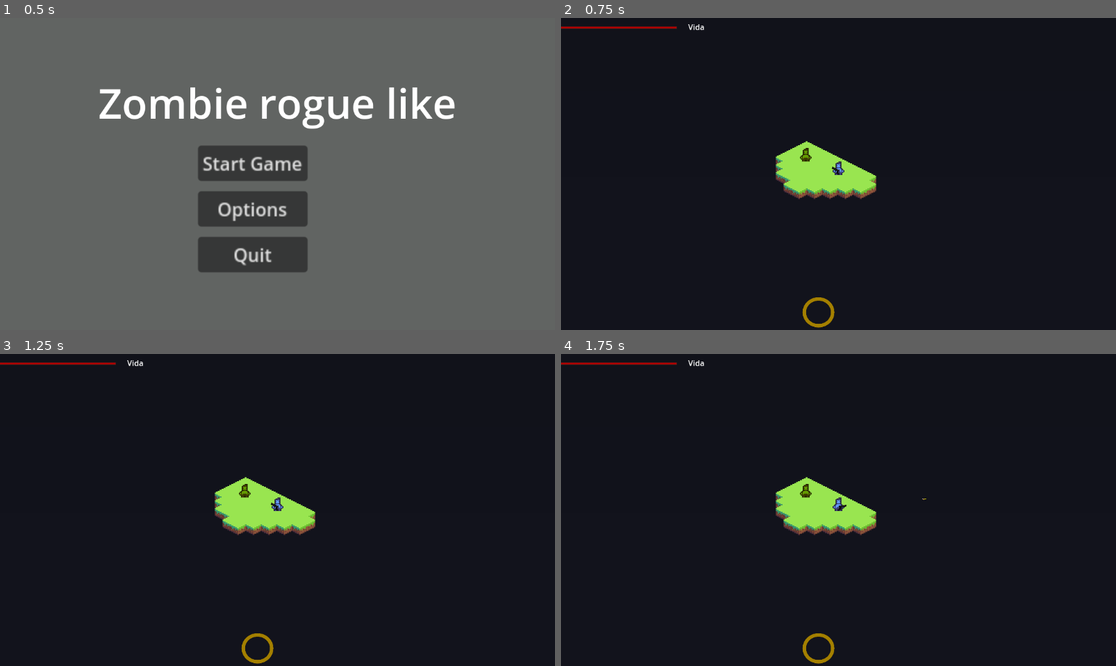
Above: before the commit, frames 1-4 (two rows, left to right).
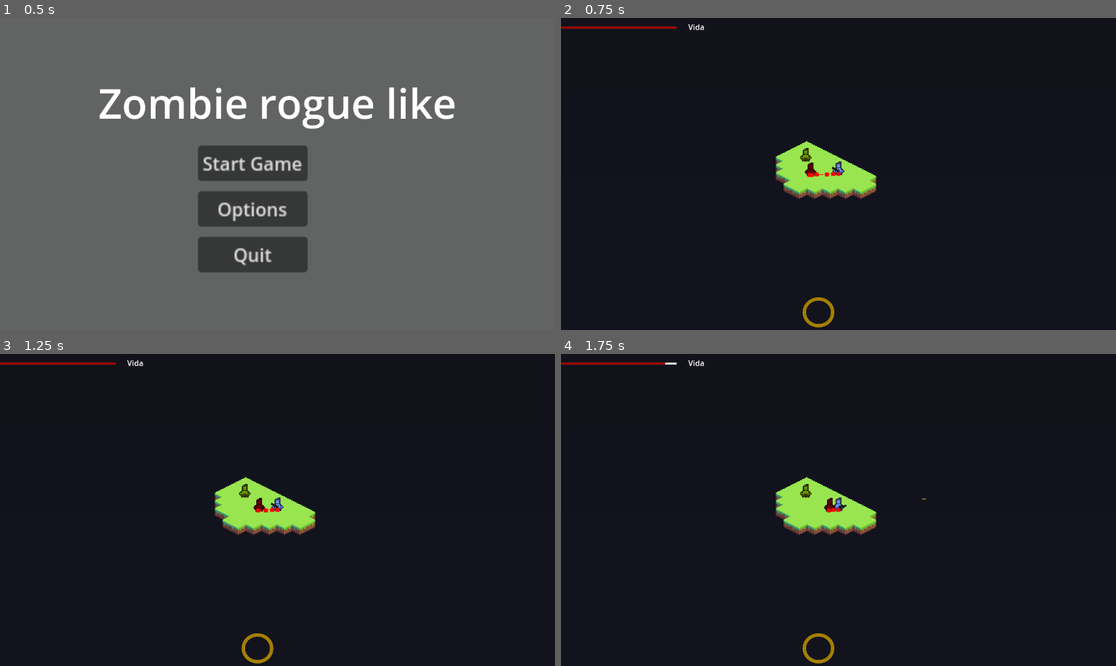
Above: after the commit, the same moments.

Repository: Kennykiller36/project-rogue-zombie
Game: Godot game, scene res://scenes/main_menu_scene/main_menu.tscn
Same seed, same stepped clock (60 frames per second), same inputs: the game is played once before the commit and once after it.
Inputs (mouse positions are in pixels of both pictures, inside the frame that each line leads up to):
- Up to frame 1 (0.5 s): no input
- Up to frame 2 (0.75 s): click "Start Game" at 0.5 s
- Up to frame 3 (1.25 s): no input
- Up to frame 4 (1.75 s): tap Enter at 1.25 s; move the mouse to (960, 494) at 1.27 s; hold C (addHabilidade) from 1.28 s (still down); click (960, 494) at 1.42 s; tap Z (addHealth) at 1.55 s

Frame 1 is identical in both runs. In frame 2, 0.1% of the frame differs, in the area x 43-51%, y 46-52%; in frame 3, 0.1%; in frame 4, 0.1%.

Commit message:
Add resources para o player

Diff:
--- a/entidades/arma/arma.gd
+++ b/entidades/arma/arma.gd
@@ -3,52 +3,46 @@
 @export var tipo_arma: int = 1 # 1 = Pistol, 2 = Shotgun
 @export var weapon_data: WeaponData
 @onready var sprite: Sprite2D = $Sprite2D
+
 var fire_timer: float = 0.0
 
 func _ready() -> void:
 	if weapon_data == null:
-		match tipo_arma:
-			1:
-				weapon_data = preload("res://entidades/arma/pistol.tres")
-			2:
-				weapon_data = preload("res://entidades/arma/shotgun.tres")
-			_:
-				push_error("Invalid tipo_arma value!")
+		setup_weapon(tipo_arma)
 
-	# Duplicate so ammo is NOT shared between guns
-	weapon_data = weapon_data.duplicate()
+func setup_weapon(weapon_type: int) -> void:
+	tipo_arma = weapon_type
 
-	# Initialize ammo
+	match tipo_arma:
+		1:
+			weapon_data = preload("res://entidades/arma/pistol.tres").duplicate()
+		2:
+			weapon_data = preload("res://entidades/arma/shotgun.tres").duplicate()
+		_:
+			push_error("Invalid tipo_arma value!")
+			return
+
 	weapon_data.current_ammo = weapon_data.max_ammo
 
-	# Load sprite from resource
 	if weapon_data.gun_texture:
 		sprite.texture = weapon_data.gun_texture
 	else:
 		push_error("Gun texture not set in WeaponData!")
 
-func _process(delta: float) -> void:
-	mirar()
-	fire_timer -= delta
-
-	if Input.is_action_pressed("fire") and fire_timer <= 0:
-		atira()
-		fire_timer = weapon_data.fire_rate
+	if weapon_data.gun_texture:
+		sprite.texture = weapon_data.gun_texture
 
 func mirar() -> void:
 	look_at(get_global_mouse_position())
 	rotation_degrees = wrap(rotation_degrees, 0, 360)
 
-	if rotation_degrees > 90 and rotation_degrees < 270:
-		scale.y = -1
-	else:
-		scale.y = 1
+	scale.y = -1 if rotation_degrees > 90 and rotation_degrees < 270 else 1
 
 func atira() -> void:
 	if !weapon_data.infinite_ammo and weapon_data.current_ammo <= 0:
 		return
 
-	if !weapon_data.bullet_scene:
+	if weapon_data.bullet_scene == null:
 		push_error("bullet_scene not set in WeaponData!")
 		return
 
@@ -60,9 +54,16 @@
 
 	for i in range(weapon_data.bullets_per_shot):
 		var bullet = weapon_data.bullet_scene.instantiate()
-		get_tree().root.add_child(bullet)
+		get_tree().current_scene.add_child(bullet)
 		bullet.global_position = global_position
 		bullet.rotation = start_angle + (spread_step * i)
 
 	if !weapon_data.infinite_ammo:
-		weapon_data.current_ammo -= 1
+		weapon_data.current_ammo = max(weapon_data.current_ammo - 1, 0)
+
+func _process(delta: float) -> void:
+	mirar()
+	fire_timer -= delta
+	if Input.is_action_pressed("fire") and fire_timer <= 0:
+		atira()
+		fire_timer = weapon_data.fire_rate
--- a/entidades/npc_dialogo/npc_da_run.tscn
+++ b/entidades/npc_dialogo/npc_da_run.tscn
@@ -1,7 +1,7 @@
 [gd_scene load_steps=5 format=3 uid="uid://qf84jogtbtmc"]
 
 [ext_resource type="Script" uid="uid://cd1lg3i4q6q21" path="res://entidades/npc_dialogo/npc_da_run.gd" id="1_x8b4i"]
-[ext_resource type="Texture2D" uid="uid://dk8cy5t0xs3nx" path="res://entidades/player/player.png" id="2_xnr2q"]
+[ext_resource type="Texture2D" uid="uid://dk8cy5t0xs3nx" path="res://sprites/personagens_principais/player.png" id="2_xnr2q"]
 
 [sub_resource type="CircleShape2D" id="CircleShape2D_kqu6x"]
 radius = 2.0
--- a/entidades/player/player.gd
+++ b/entidades/player/player.gd
@@ -1,79 +1,116 @@
 extends CharacterBody2D
 class_name Player
 
-##Hud
-@onready var barra_hp=$"CanvasHud/BarraDeHp"
-@onready var barra_habilidade=$"CanvasHud/BarraDeHabilidade"
-var saude
-var carga_habilidade
-##Movimento player
-const max_speed := 40.0
-const min_speed := 8.0
-const time_to_max_speed := 0.1
-const time_to_stop := 0.05
-const time_to_turn := 0.05
-const acceleration := max_speed / time_to_max_speed
-const friction := max_speed / time_to_stop
-const turn_speed := max_speed / time_to_turn
+## HUD
+@onready var barra_hp = $"CanvasHud/BarraDeHp"
+@onready var barra_habilidade = $"CanvasHud/BarraDeHabilidade"
+
+## Components
+@onready var componente_arma = $arma
+@onready var componente_sprite = $SpritePlayer
+
+## Data
+@export var player_data: PlayerData
+
+## Runtime state
+var saude: int
+var carga_habilidade: int = 100
+
+## Movimento
+var max_speed: float
+var min_speed := 8.0
+const TIME_TO_MAX_SPEED := 0.1
+const TIME_TO_STOP := 0.05
+const TIME_TO_TURN := 0.05
+
+var acceleration: float
+var friction: float
+var turn_speed: float
 var dir_input := Vector2.ZERO
 
-func _ready():
-	saude = 100
-	carga_habilidade = 100
+func _ready() -> void:
+	player_init()
 	if barra_hp:
 		barra_hp.init_health(saude)
 	else:
-		print("Warning: Player: BarraDeHp node not found at path ../CanvasLayer/BarraDeHp")
+		push_warning("BarraDeHp não encontrada")
 
-##Movimento player 2
+func player_init() -> void:
+	if player_data == null:
+		push_error("PlayerData não atribuído!")
+		return
+
+	saude = player_data.saudeMaxima
+	max_speed = player_data.velocidade
+	acceleration = max_speed / TIME_TO_MAX_SPEED
+	friction = max_speed / TIME_TO_STOP
+	turn_speed = max_speed / TIME_TO_TURN
+
+	componente_sprite.texture = player_data.sprite
+
+	componente_arma.setup_weapon(player_data.armaInicial)
+
 func _physics_process(delta: float) -> void:
 	dir_input = Input.get_vector("left", "right", "up", "down")
+
 	if dir_input != Vector2.ZERO:
-		if !dir_input.normalized().is_equal_approx(velocity.normalized()):
+		if velocity != Vector2.ZERO \
+		and !dir_input.normalized().is_equal_approx(velocity.normalized()):
 			velocity += dir_input * turn_speed * delta
 		else:
 			velocity += dir_input * acceleration * delta
+
 		if velocity.length() > max_speed:
 			velocity = velocity.normalized() * max_speed
-	elif velocity != Vector2.ZERO:
-		velocity -= velocity.normalized() * friction * delta
-		if velocity.length() < min_speed:
-			velocity = Vector2.ZERO
+	else:
+		if velocity.length() > 0:
+			velocity -= velocity.normalized() * friction * delta
+			if velocity.length() < min_speed:
+				velocity = Vector2.ZERO
+
 	move_and_slide()
 
-##Chamadas para HP
-func aumentar_vida():
-	if saude >= 100:
+
+func aumentar_vida() -> void:
+	if saude >= player_data.saudeMaxima:
 		return
-	saude += 10
+
+	saude = min(saude + 10, player_data.saudeMaxima)
 	barra_hp.hp = saude
 
-func diminuir_vida(dano: int):
+func diminuir_vida(dano: int) -> void:
 	if saude <= 0:
 		return
-	saude -= dano
+
+	saude = max(saude - dano, 0)
 	barra_hp.hp = saude
 
+	if saude == 0:
+		morrer()
 
-##Chamadas para Habilidade
-func aumentar_habilidade():
+func morrer() -> void:
+	queue_free()
+
+func aumentar_habilidade() -> void:
 	if carga_habilidade >= 100:
 		return
-	carga_habilidade += 10
+
+	carga_habilidade = min(carga_habilidade + 10, 100)
 	barra_habilidade.carga_habilidade = carga_habilidade
 
-func usarHabilidade():
+func usarHabilidade() -> void:
 	if carga_habilidade < 100:
 		return
-	carga_habilidade -= 100
+
+	carga_habilidade = 0
 	barra_habilidade.carga_habilidade = carga_habilidade
 
-func _input(event):
+func _input(event: InputEvent) -> void:
 	if event.is_action_pressed("addHealth"):
 		aumentar_vida()
-	if event.is_action_pressed("loseHealth"):
+	elif event.is_action_pressed("loseHealth"):
 		diminuir_vida(10)
-	if event.is_action_pressed("addHabilidade"):
+	elif event.is_action_pressed("addHabilidade"):
 		aumentar_habilidade()
-	if event.is_action_pressed("usarHabilidade"):
+	elif event.is_action_pressed("usarHabilidade"):
 		usarHabilidade()
--- a/entidades/player/player.tscn
+++ b/entidades/player/player.tscn
@@ -1,7 +1,7 @@
 [gd_scene load_steps=8 format=3 uid="uid://chrmr726s6myt"]
 
-[ext_resource type="Texture2D" uid="uid://dk8cy5t0xs3nx" path="res://entidades/player/player.png" id="1_oul6g"]
 [ext_resource type="Script" uid="uid://c5f7yjum14e4p" path="res://entidades/player/player.gd" id="1_rkbax"]
+[ext_resource type="Resource" uid="uid://c5b22pb2nx8ov" path="res://entidades/player/player1.tres" id="2_hfl1g"]
 [ext_resource type="PackedScene" uid="uid://cg3eyv0nu1nv3" path="res://entidades/arma/arma.tscn" id="4_hfl1g"]
 [ext_resource type="PackedScene" uid="uid://cxt56vn25i6xo" path="res://scenes/HUD/canvas_hud.tscn" id="5_3euvj"]
 
@@ -33,14 +33,14 @@
 collision_mask = 3
 motion_mode = 1
 script = ExtResource("1_rkbax")
+player_data = ExtResource("2_hfl1g")
 
 [node name="CollisionShape2D" type="CollisionShape2D" parent="."]
 shape = SubResource("CircleShape2D_kqu6x")
 
-[node name="Player" type="Sprite2D" parent="."]
+[node name="SpritePlayer" type="Sprite2D" parent="."]
 texture_filter = 1
 position = Vector2(0, -6)
-texture = ExtResource("1_oul6g")
 
 [node name="CanvasHud" parent="." instance=ExtResource("5_3euvj")]
 
@@ -52,6 +52,6 @@
 shape = SubResource("RectangleShape2D_f2but")
 
 [node name="arma" parent="." instance=ExtResource("4_hfl1g")]
-tipo_arma = 1
+tipo_arma = 0
 
 [connection signal="area_entered" from="Area2D" to="." method="_on_area_2d_area_entered"]
--- /dev/null
+++ b/entidades/player/player1.tres
@@ -0,0 +1,13 @@
+[gd_resource type="Resource" script_class="PlayerData" load_steps=3 format=3 uid="uid://c5b22pb2nx8ov"]
+
+[ext_resource type="Script" uid="uid://bgh1681waghfl" path="res://entidades/player/player_data.gd" id="1_d4x6c"]
+[ext_resource type="Texture2D" uid="uid://dk8cy5t0xs3nx" path="res://sprites/personagens_principais/player.png" id="2_qwv7d"]
+
+[resource]
+script = ExtResource("1_d4x6c")
+ID = "1"
+saudeMaxima = 100
+habilidadeEspecial = "DizerOlaMundo"
+velocidade = 20.0
+sprite = ExtResource("2_qwv7d")
+armaInicial = 1
--- /dev/null
+++ b/entidades/player/player_data.gd
@@ -0,0 +1,9 @@
+extends Resource
+class_name PlayerData
+
+@export var ID: String
+@export var saudeMaxima: int
+@export var habilidadeEspecial: String
+@export var velocidade: float
+@export var sprite: Texture2D
+@export var armaInicial: int
--- a/entidades/zumbi/zumbi.tscn
+++ b/entidades/zumbi/zumbi.tscn
@@ -1,7 +1,7 @@
 [gd_scene load_steps=5 format=3 uid="uid://8hjx4iv8ysv0"]
 
 [ext_resource type="Script" uid="uid://df2d8vdol80pl" path="res://entidades/zumbi/zumbi.gd" id="1_rvapf"]
-[ext_resource type="Texture2D" uid="uid://dk8cy5t0xs3nx" path="res://entidades/player/player.png" id="2_p3pvq"]
+[ext_resource type="Texture2D" uid="uid://dk8cy5t0xs3nx" path="res://sprites/personagens_principais/player.png" id="2_p3pvq"]
 
 [sub_resource type="CircleShape2D" id="CircleShape2D_kqu6x"]
 radius = 2.0
--- a/scenes/test_scene/test_scene.tscn
+++ b/scenes/test_scene/test_scene.tscn
@@ -1,10 +1,11 @@
-[gd_scene load_steps=12 format=4 uid="uid://b0jx2rju82gui"]
+[gd_scene load_steps=13 format=4 uid="uid://b0jx2rju82gui"]
 
 [ext_resource type="Texture2D" uid="uid://bijjydsqd471p" path="res://sprites/tiles/isometric_tiles.png" id="1_d3phv"]
 [ext_resource type="Script" uid="uid://q7y4enmoao35" path="res://scenes/test_scene/game_scene_controller.gd" id="1_l4ihe"]
 [ext_resource type="Script" uid="uid://bvbd48pvuv0np" path="res://scenes/test_scene/tile_map_layer.gd" id="2_qicnp"]
 [ext_resource type="PackedScene" uid="uid://chrmr726s6myt" path="res://entidades/player/player.tscn" id="3_xkp7d"]
 [ext_resource type="PackedScene" uid="uid://bwk1s1m7hif1b" path="res://scenes/aba_dialogos/ui_dialogo.tscn" id="6_vrddd"]
+[ext_resource type="PackedScene" uid="uid://8hjx4iv8ysv0" path="res://entidades/zumbi/zumbi.tscn" id="7_ork3v"]
 [ext_resource type="PackedScene" uid="uid://qf84jogtbtmc" path="res://entidades/npc_dialogo/npc_da_run.tscn" id="7_vrddd"]
 
 [sub_resource type="NavigationPolygon" id="NavigationPolygon_wgdak"]
@@ -83,3 +84,6 @@
 offset_top = -29.0
 offset_right = 29.0
 offset_bottom = 29.0
+
+[node name="Zumbi" parent="." instance=ExtResource("7_ork3v")]
+position = Vector2(-15, -25)
Not shown, added: entidades/player/player_data.gd.uid
Renamed: entidades/player/player.png -> sprites/personagens_principais/player.png
Not shown, changed: sprites/personagens_principais/player.png.import
